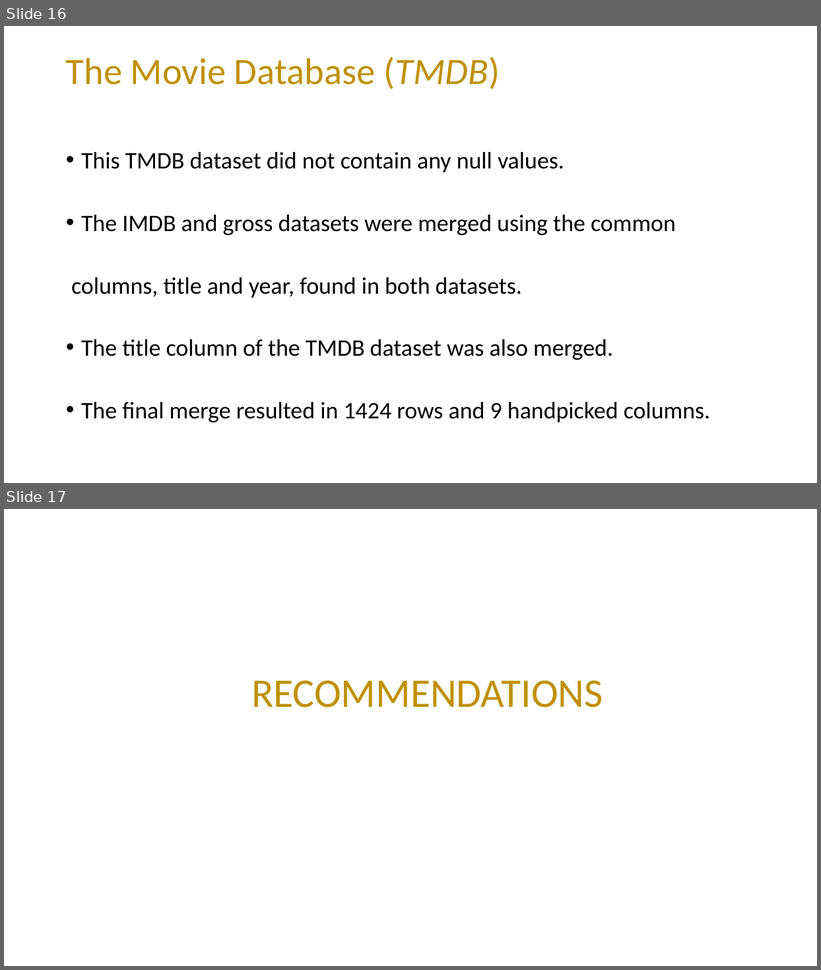
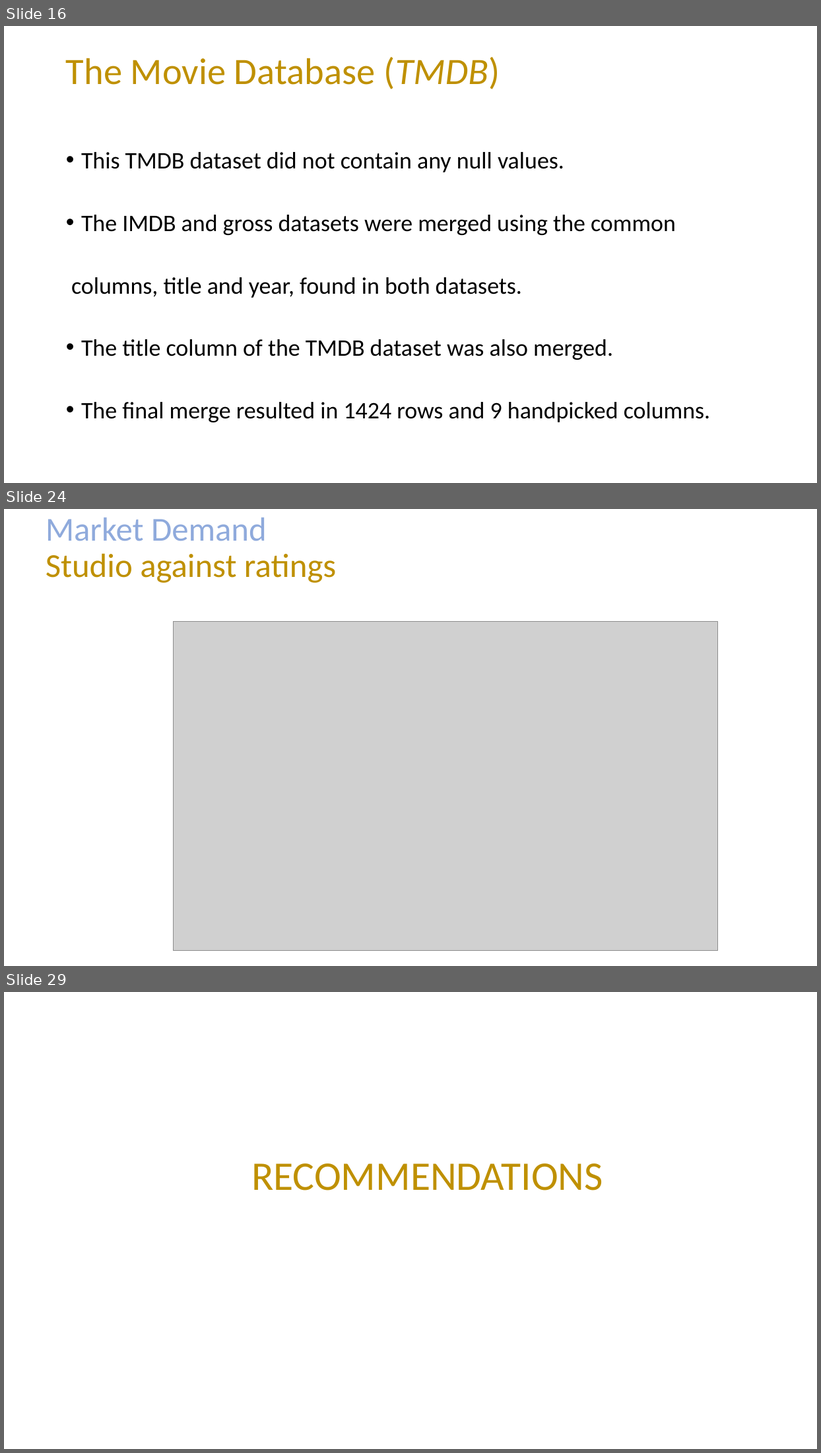
Before and after one commit to mading225/GROUP-6-PROJECT-, a slide deck: project.pptx. Shown one above the other, each under a label of ours: slides 16 and 17 before the commit, slides 16, 24 and 29 after it; the slides between them are not shown. The pictures are 821x970 and 821x1453 pixels, drawn with LibreOffice and Linux fonts; fonts in the diff are those of the drawing; grey boxes stand for pictures. Boxes give left, top, right and bottom in pixels: in the first picture for what was removed or moved away, otherwise in the second. Text is boxed around its words. In the diff, an @@ line names an element or a change of style, - is before the commit and + after.

```diff
--- a/project.pptx
+++ b/project.pptx
@@ slide 24 added at bbox=[4, 509, 817, 966], background #FFFFFF @@
@@ title added at bbox=[46, 518, 336, 583], 39.6 pt, text #BF9000 @@
+Market Demand
+Studio against ratings
@@ picture added at bbox=[173, 621, 717, 951] @@
@@ what was slide 17 is now slide 29 @@
```
Also in this commit, not shown: 11 other slides added.
